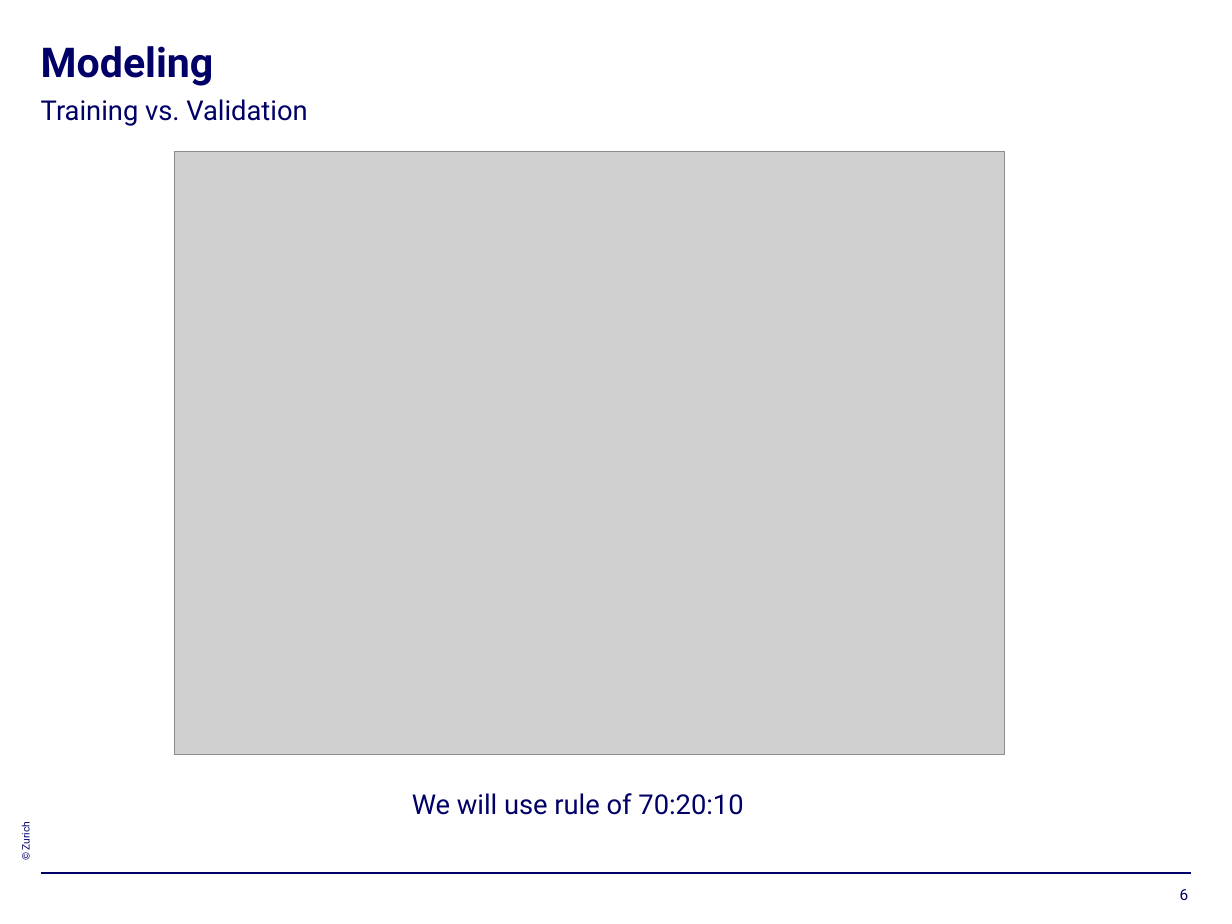
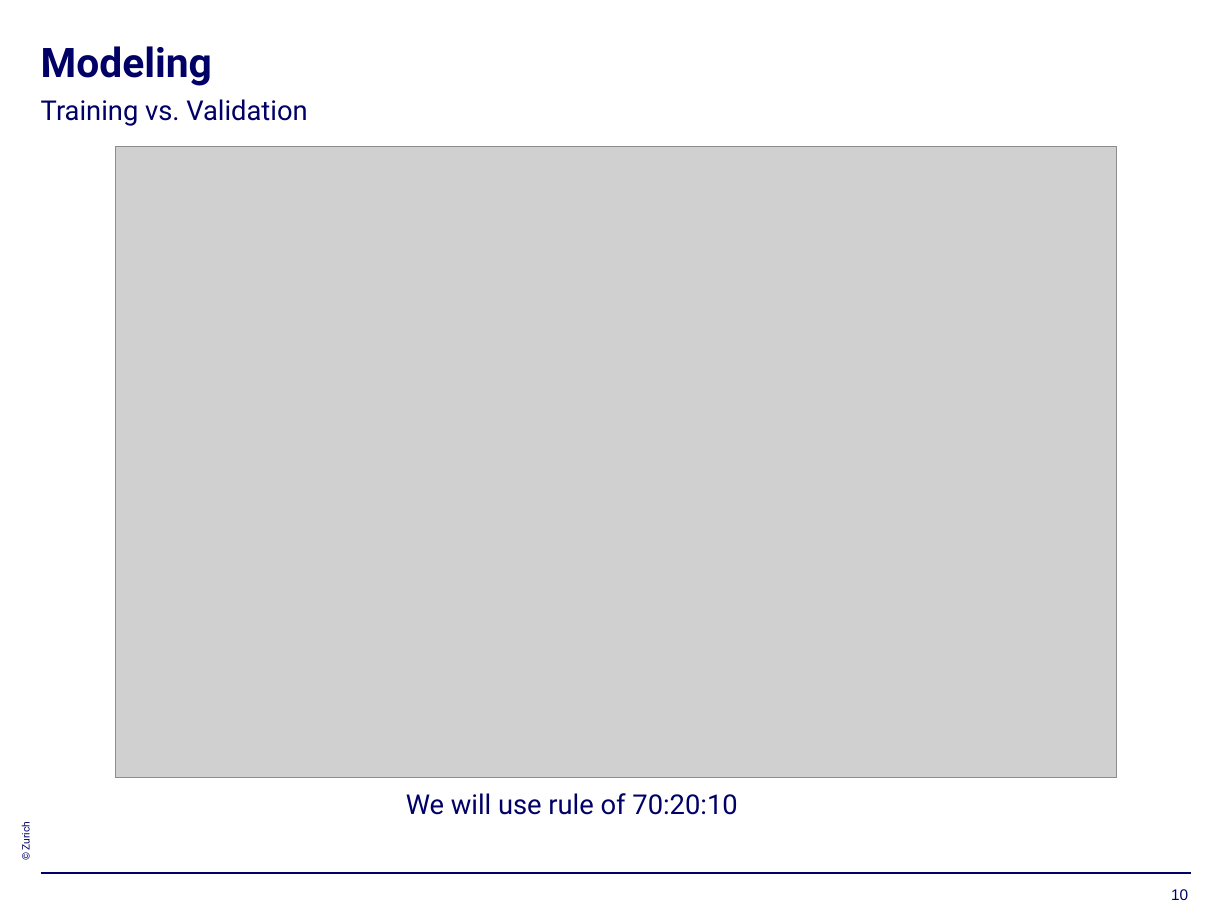
Before and after one commit to Gateux/titanic_euba, a slide deck: slide 10 of Titanic Exercise.pptx (slide 6 before the commit). Drawn at 1232x924 pixels with LibreOffice and Linux fonts; fonts in the diff are those of the drawing; grey boxes stand for pictures; background and template pictures are left out. Boxes give left, top, right and bottom in pixels: in the first picture for what was removed or moved away, otherwise in the second. Text is boxed around its words. In the diff, an @@ line names an element or a change of style, - is before the commit and + after.

```diff
--- a/Titanic Exercise.pptx
+++ b/Titanic Exercise.pptx
@@ title "Modeling" at <box>41,46,212,86</box>: size 24 to 23.8 pt @@
@@ picture: place and size @@
-picture at <box>175,152,1005,755</box>
+picture at <box>116,147,1116,777</box>
@@ text "We will use rule of ...": place and size @@
-text "We will use rule of ..." at <box>412,793,743,815</box>
+text "We will use rule of ..." at <box>406,793,737,815</box>
@@ page number added at <box>1171,889,1188,900</box>, 9 pt, text #000066 @@
+10
@@ page number removed at <box>1180,889,1189,900</box> @@
-6
```
Also in this commit, not shown: 9 other slides changed, 7 slides added, 4 slides removed, 10 other files.
